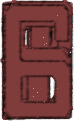
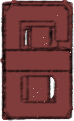
Revision of a layered 74 × 121 image; what changed, layer by layer:
added layer "-" above "6" over bbox(2, 48, 73, 74)
